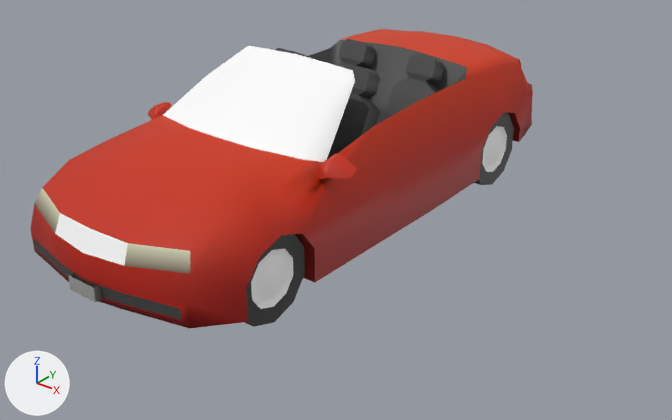
The glTF model EverythingLibraryBrowser/models/vehicles/vehicles-cars-convertible/vehicles-cars-convertible_v1.glb: old version first, new version second.
The view is the same before and after, from a camera (50 mm lens) standing at (4.36, -5.17, 3.31) and looking at (0.45, -0.28, 0.28). Lighting does not change. The marker at lower left points along +X, +Y and +Z. The older version comes first. Vertices at exactly the same position are counted once.

Names of what the first picture shows: 'Convertible_v1'.
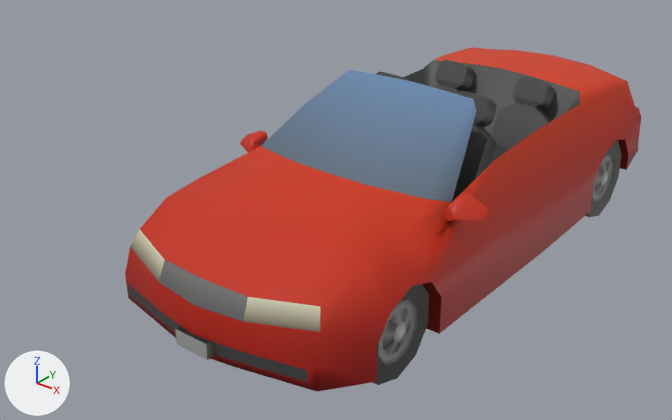
Where the change shows, as pixel boxes (x1, y1, x2, y2) in the pictures (672 x 420 px):
'Convertible_v1', reshaped, moved (9% narrower): before (30, 29, 533, 328); after (159, 70, 615, 365)
'Convertible_v1.001', added: after (125, 47, 641, 392)
part 1 of me_mesh_002, deleted: before (33, 39, 445, 320)
part 2 of me_mesh_002, deleted: before (30, 29, 533, 328)
part 3 of me_mesh_002, recoloured (darker): before (208, 46, 504, 305); after (308, 70, 612, 361)

What the commit changed:
me_mesh_002 is used by ob_convertible_v1; location (0.0, 0.0, 0.0).
me_mesh_002 had 813 vertices, 1329 faces and spanned x -0.98..0.98, y -2.25..2.25, z 0.0..1.36.
me_mesh_002 no longer uses material mat_mat_standard_057.
me_mesh_002 now has 203 vertices, 316 faces and spans x -0.98..0.98, y -2.21..1.6, z 0.12..1.36.
me_mesh_002 part 1: 14 loose pieces with 162 vertices, spanning x -0.98..0.98, y -2.25..2.25, z 0.29..1.28, are deleted.
me_mesh_002 part 2: 448 vertices removed from x -0.98..0.98, y -2.23..2.24, z 0.0..1.12.
me_mesh_002 part 3: 212 kept faces spanning x -0.85..0.85, y -1.57..1.58, z 0.14..1.36 get new vertex colours; the middle colour goes from white #ffffff to grey #858585.
Mesh me_mesh_001 is new.
It has 610 vertices, 1013 faces and spans x -0.98..0.98, y -2.25..2.25, z 0.0..1.28.
It uses material mat_mat_standard_057.
Object 'Convertible_v1' (ob_convertible_v1) moves from (0.0, 0.0, 0.0) to (0.98, 0.0, 0.0).
Object 'Convertible_v1.001' (ob_convertible_v1_001) is new; it shows me_mesh_001.
Its location is (0.98, 0.0, 0.0).
